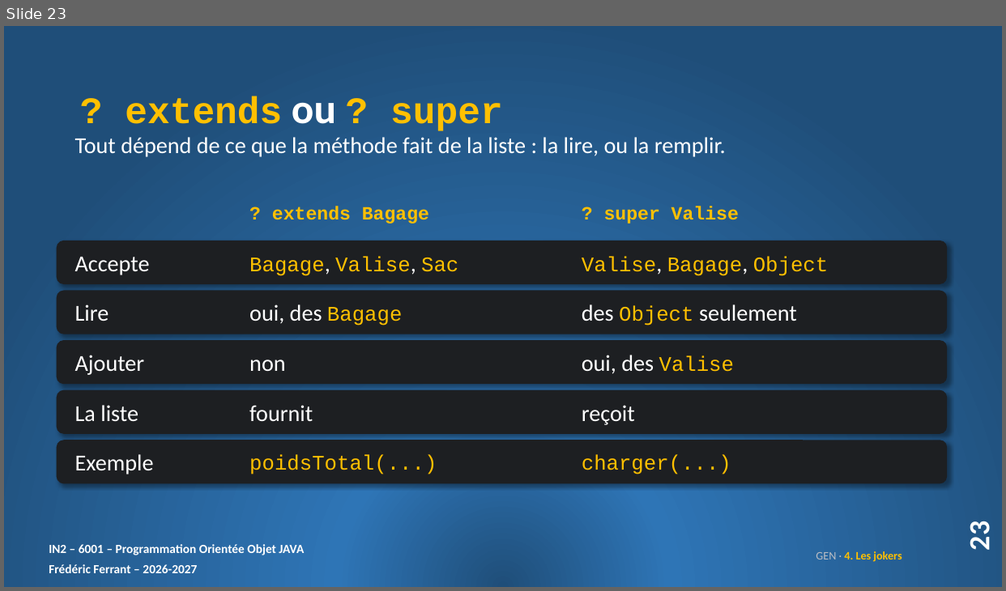
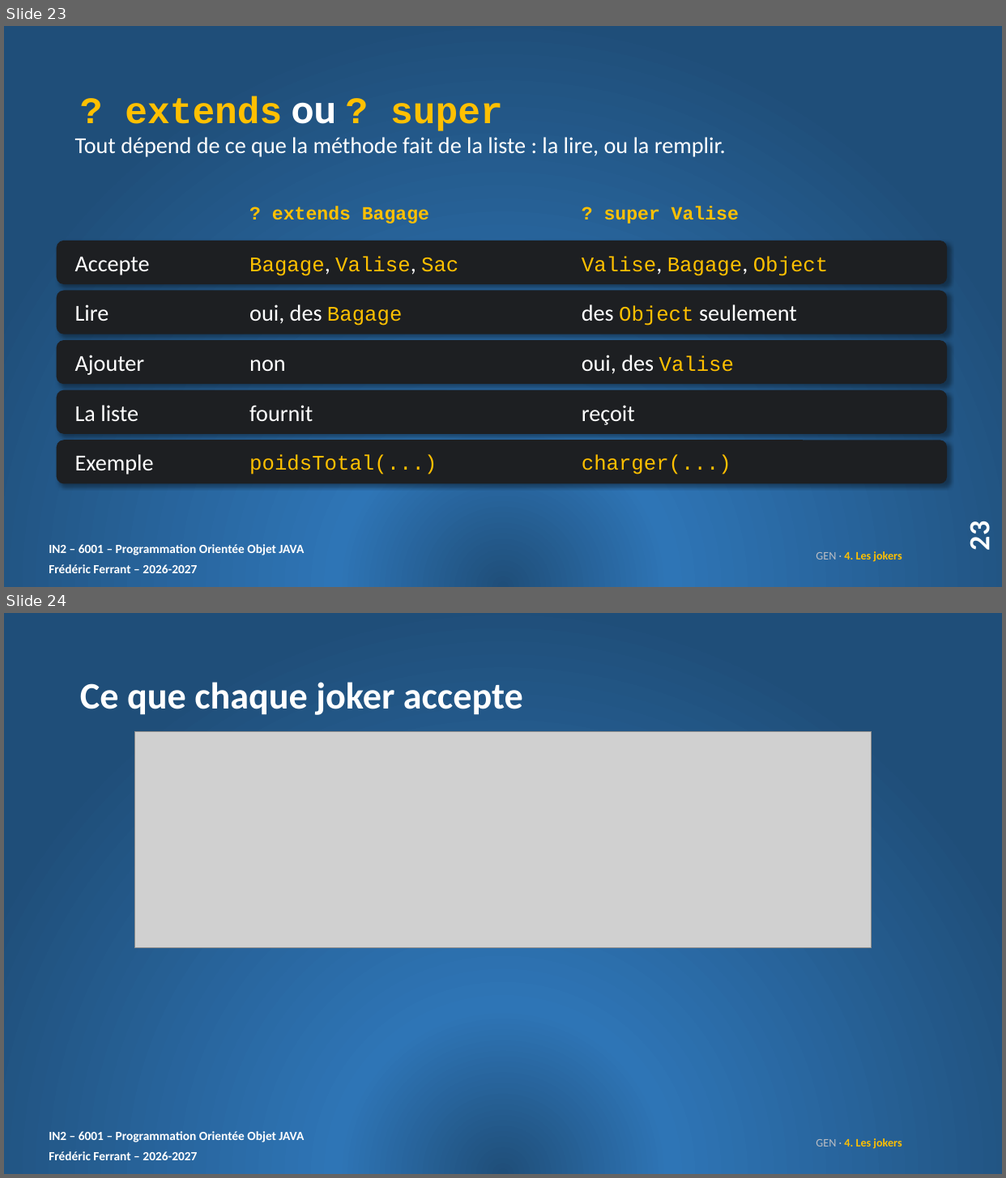
Before and after one commit to ferrantbe/ExercicesJavaClaude, a slide deck: _slides/slides_de_cours/12. GEN_slides.pptx. Shown one above the other, each under a label of ours: slide 23 before the commit, slides 23 and 24 after it. The pictures are 1006x591 and 1006x1178 pixels, drawn with LibreOffice and Linux fonts; fonts in the diff are those of the drawing; grey boxes stand for pictures. Boxes give left, top, right and bottom in pixels: in the first picture for what was removed or moved away, otherwise in the second. Text is boxed around its words. In the diff, an @@ line names an element or a change of style, - is before the commit and + after.

```diff
--- a/_slides/slides_de_cours/12. GEN_slides.pptx
+++ b/_slides/slides_de_cours/12. GEN_slides.pptx
@@ slide 24 added at (4,613,1002,1174), background gradient #1F4E79 to #2E75B6; not listed: 2 template elements that a slide beside it also shows @@
@@ title added at (80,682,523,715), 36 pt, text #FFFFFF, bold @@
+Ce que chaque joker accepte
@@ picture added at (135,732,872,948) @@
@@ text added at (816,1139,901,1149), 11 pt, text #FFC000, bold @@
+GEN · 4. Les jokers
```
Also in this commit, not shown: 29 other files.
